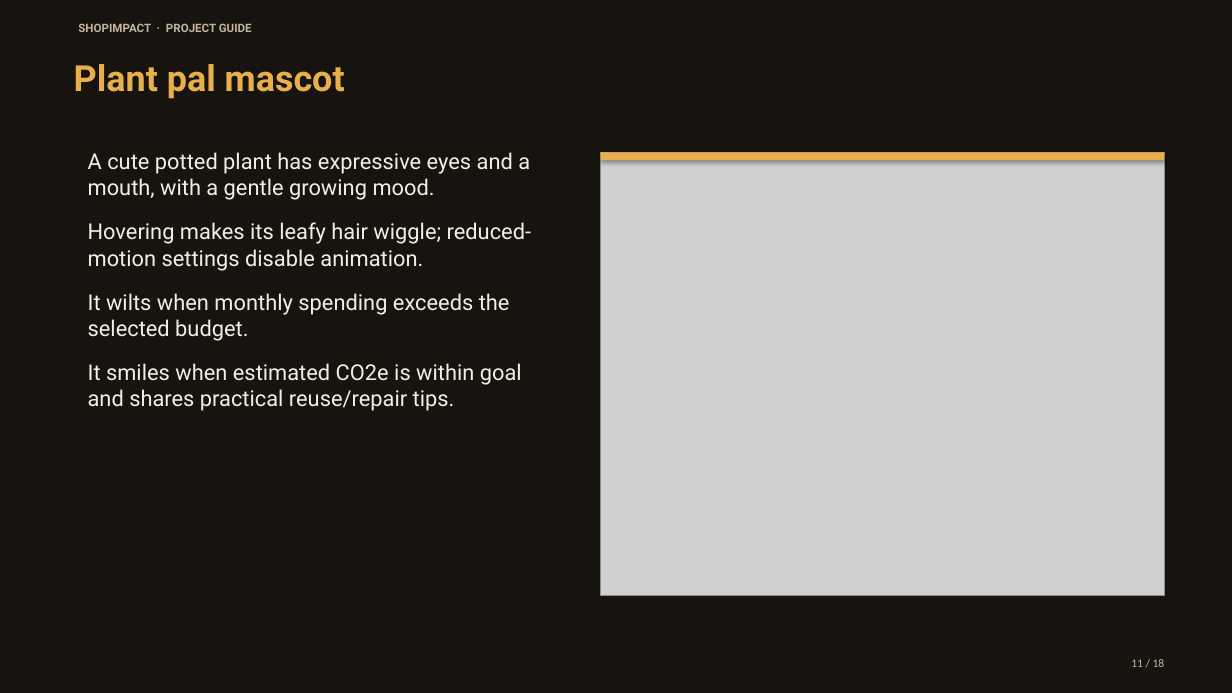
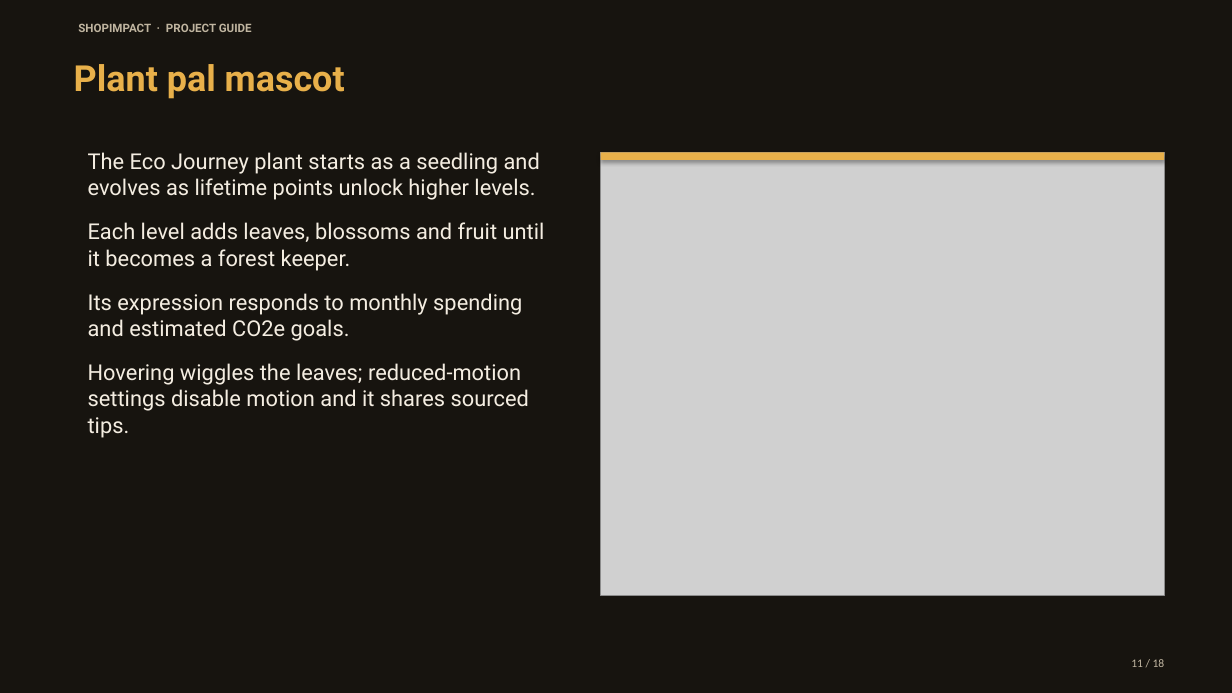
Before and after one commit to kavin-beep/IDAI102_1000527_ShopImpactAI_Kavin-K, a slide deck: slide 11 of output/presentation/ShopImpact_Vibrant_Deck.pptx. Drawn at 1232x693 pixels with LibreOffice and Linux fonts; fonts in the diff are those of the drawing; grey boxes stand for pictures. Boxes give left, top, right and bottom in pixels: in the first picture for what was removed or moved away, otherwise in the second. Text is boxed around its words. In the diff, an @@ line names an element or a change of style, - is before the commit and + after.

```diff
--- a/output/presentation/ShopImpact_Vibrant_Deck.pptx
+++ b/output/presentation/ShopImpact_Vibrant_Deck.pptx
@@ text at (88, 152, 545, 438): text changed @@
-A cute potted plant has expressive eyes and a mouth, with a gentle growing mood.
-Hovering makes its leafy hair wiggle; reduced-motion settings disable animation.
-It wilts when monthly spending exceeds the selected budget.
-It smiles when estimated CO2e is within goal and shares practical reuse/repair tips.
+The Eco Journey plant starts as a seedling and evolves as lifetime points unlock higher levels.
+Each level adds leaves, blossoms and fruit until it becomes a forest keeper.
+Its expression responds to monthly spending and estimated CO2e goals.
+Hovering wiggles the leaves; reduced-motion settings disable motion and it shares sourced tips.
```
Also in this commit, not shown: 3 other slides changed, 12 other files.
